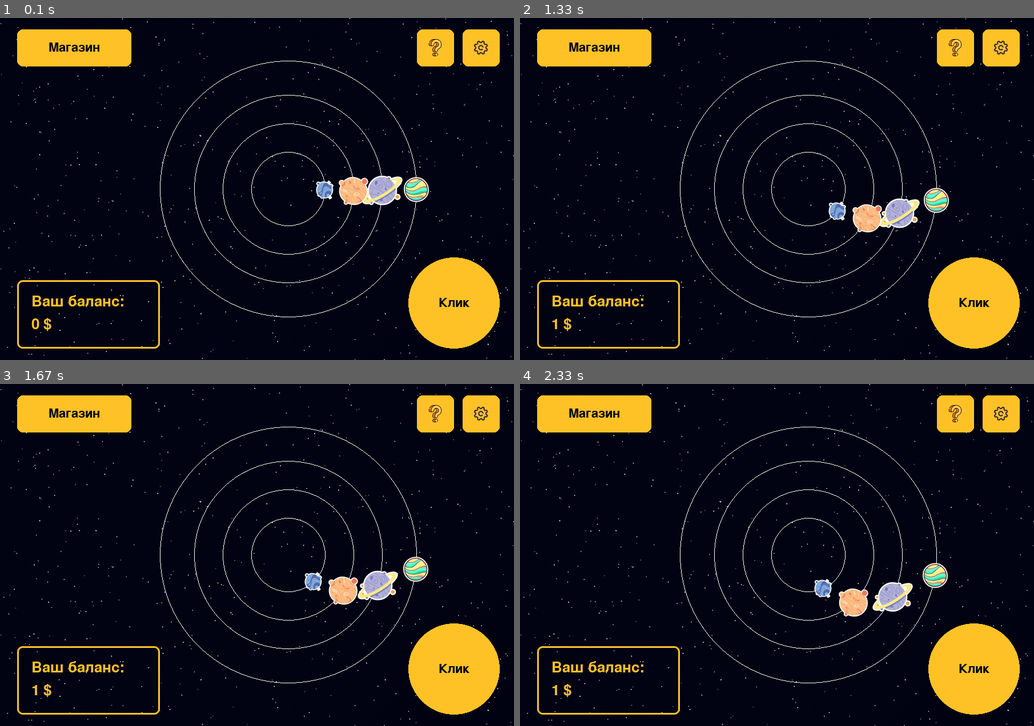
Above: before the commit, frames 1-4 (two rows, left to right).
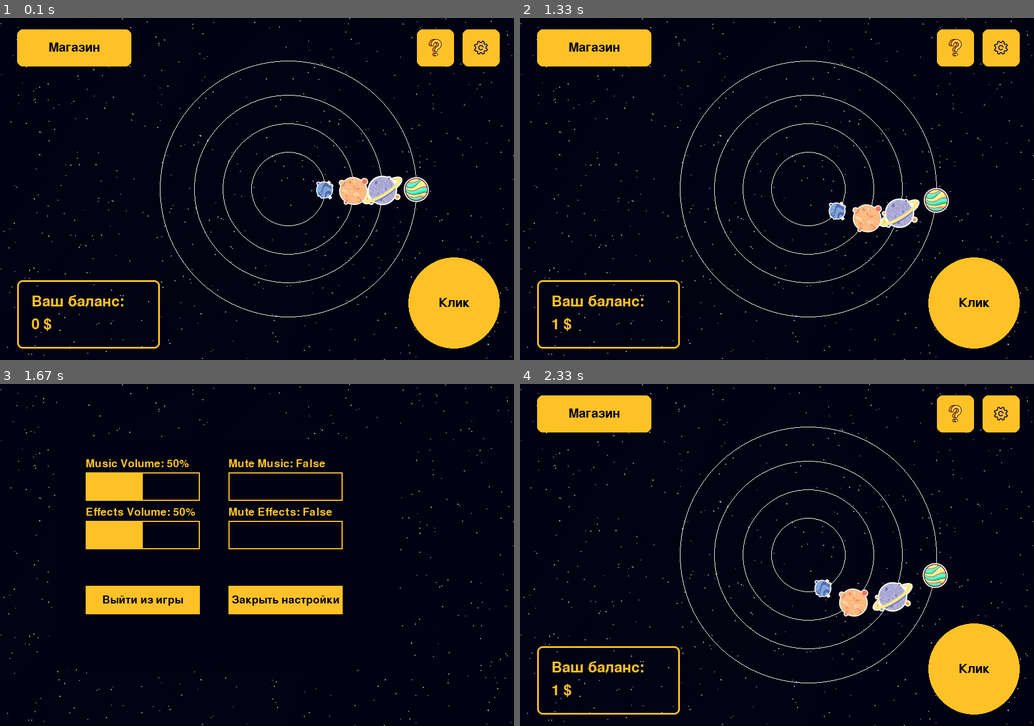
Above: after the commit, the same moments.

Repository: impanikaa/pygameProject
Game: pygame game, started from main.py
Two runs of this game, one before a commit and one after it. Both use one fixed random seed, a clock stepped at 60 frames per second and the inputs below.
Inputs (mouse positions are in pixels of both pictures, inside the frame that each line leads up to):
- Up to frame 1 (0.1 s): no input
- Up to frame 2 (1.33 s): click "Клик" at 0.38 s; click (936, 195) at 0.72 s; click (900, 209) at 1.05 s
- Up to frame 3 (1.67 s): click (483, 414) at 1.38 s
- Up to frame 4 (2.33 s): click (807, 599) at 1.88 s, where only the run after the commit has a clickable "Закрыть настройки"; click (854, 599) at 2.22 s

Frames 1-2 are identical in both runs. In frame 3, 17% of the frame differs, in the area x 3-98%, y 3-97%; in frame 4, nothing differs.

Commit message:
добавлены настройки

Diff:
--- a/main.py
+++ b/main.py
@@ -1,3 +1,5 @@
+import sys
+
 import pygame
 import math
 
@@ -10,7 +12,20 @@
 background_image = pygame.image.load("data/background.png")
 vivid_orange = (255, 194, 38)
 white = (255, 255, 255)
-text_color = (0, 2, 18)
+space_color = (0, 2, 18)
+
+class Scene:
+    def __init__(self):
+        pass
+
+    def handle_events(self, events):
+        pass
+
+    def update(self):
+        pass
+
+    def draw(self, screen):
+        pass
 
 
 class GameState:
@@ -35,34 +50,35 @@
     def set_click_state(self, state):
         self.current_state.set_click_state(state)
 
-    def handle_event(self, event):
-        if self.planet_screen_active:
-            self.current_state.handle_event(event)
-        else:
-            if event.type == pygame.MOUSEBUTTONDOWN:
-                if self.current_state.shop_button_rect.collidepoint(event.pos):
-                    # Добавьте здесь действия для нажатия на кнопку "Магазин"
-                    pass
-                elif self.current_state.help_button_rect.collidepoint(event.pos):
-                    # Добавьте здесь действия для нажатия на кнопку "Помощь"
-                    pass
-                elif self.current_state.setting_button_rect.collidepoint(event.pos):
-                    # Добавьте здесь действия для нажатия на кнопку "Настройки"
-                    pass
-                elif self.current_state.planet_1_rect.collidepoint(event.pos):
-                    self.set_selected_planet(1)
-                    self.current_state.switch_to_planet_screen(1)
-                elif self.current_state.planet_2_rect.collidepoint(event.pos):
-                    self.set_selected_planet(2)
-                    self.current_state.switch_to_planet_screen(2)
-                elif self.current_state.planet_3_rect.collidepoint(event.pos):
-                    self.set_selected_planet(3)
-                    self.current_state.switch_to_planet_screen(3)
-                elif self.current_state.planet_4_rect.collidepoint(event.pos):
-                    self.set_selected_planet(4)
-                    self.current_state.switch_to_planet_screen(4)
-                elif self.current_state.click_button_rect.collidepoint(event.pos):
-                    self.current_state.clicked_on_click_button = True
+    def handle_events(self, events):
+        for event in events:
+            if self.planet_screen_active:
+                self.current_state.handle_events(event)
+            else:
+                if event.type == pygame.MOUSEBUTTONDOWN:
+                    if self.current_state.shop_button_rect.collidepoint(event.pos):
+                        # Добавьте здесь действия для нажатия на кнопку "Магазин"
+                        pass
+                    elif self.current_state.help_button_rect.collidepoint(event.pos):
+                        # Добавьте здесь действия для нажатия на кнопку "Помощь"
+                        pass
+                    elif self.current_state.setting_button_rect.collidepoint(event.pos):
+                        # Добавьте здесь действия для нажатия на кнопку "Настройки"
+                        return "settings"
+                    elif self.current_state.planet_1_rect.collidepoint(event.pos):
+                        self.set_selected_planet(1)
+                        self.current_state.switch_to_planet_screen(1)
+                    elif self.current_state.planet_2_rect.collidepoint(event.pos):
+                        self.set_selected_planet(2)
+                        self.current_state.switch_to_planet_screen(2)
+                    elif self.current_state.planet_3_rect.collidepoint(event.pos):
+                        self.set_selected_planet(3)
+                        self.current_state.switch_to_planet_screen(3)
+                    elif self.current_state.planet_4_rect.collidepoint(event.pos):
+                        self.set_selected_planet(4)
+                        self.current_state.switch_to_planet_screen(4)
+                    elif self.current_state.click_button_rect.collidepoint(event.pos):
+                        self.current_state.clicked_on_click_button = True
 
     def update(self):
         if self.planet_screen_active:
@@ -78,6 +94,108 @@
             # Добавьте отрисовку для главного экрана, если необходимо
             self.current_state.draw(screen)
 
+
+class SettingsOverlay:
+    def __init__(self):
+        self.rect = pygame.Rect(100, 100, 600, 400)
+        self.font = pygame.font.Font(None, 28)
+        self.volume_music = 50
+        self.volume_effects = 50
+        self.mute_music = False
+        self.mute_effects = False
+        self.exit_button = pygame.Rect(150, 354, 200, 50)
+        self.close_button = pygame.Rect(400, 354, 200, 50)
+        self.update_buttons()
+
+    def update_buttons(self):
+        self.volume_music_button = pygame.Rect(150, 155, 200, 50)  # Подвигаем второй ряд на 5 пикселей вниз
+        self.volume_effects_button = pygame.Rect(150, 240, 200, 50)  # Подвигаем второй ряд на 5 пикселей вниз
+        self.mute_music_button = pygame.Rect(400, 155, 200, 50)  # Подвигаем второй ряд на 5 пикселей вниз
+        self.mute_effects_button = pygame.Rect(400, 240, 200, 50)  # Подвигаем второй ряд на 5 пикселей вниз
+
+    def handle_events(self, events):
+        for event in events:
+            if event.type == pygame.MOUSEBUTTONDOWN and event.button == 1:
+                if self.exit_button.collidepoint(event.pos):
+                    pygame.quit()
+                    sys.exit()
+                elif self.close_button.collidepoint(event.pos):
+                    return "close_settings"
+                elif self.volume_music_button.collidepoint(event.pos):
+                    self.volume_music = max(0, min(100, (event.pos[0] - self.volume_music_button.x) / self.volume_music_button.width * 100))
+                    self.mute_music = False
+                elif self.volume_effects_button.collidepoint(event.pos):
+                    self.volume_effects = max(0, min(100, (event.pos[0] - self.volume_effects_button.x) / self.volume_effects_button.width * 100))
+                    self.mute_effects = False
+                elif self.mute_music_button.collidepoint(event.pos):
+                    self.mute_music = not self.mute_music
+                    self.volume_music = 0 if self.mute_music else 50
+                elif self.mute_effects_button.collidepoint(event.pos):
+                    self.mute_effects = not self.mute_effects
+                    self.volume_effects = 0 if self.mute_effects else 50
+            elif event.type == pygame.KEYDOWN and event.key == pygame.K_ESCAPE:
+                return "close_settings"
+        return None
+
+    def draw(self, screen):
+        pygame.draw.rect(screen, space_color, self.rect)  # Изменяем цвет на (255,
+        # 194, 38)
+
+        exit_text = self.font.render("Выйти из игры", True, space_color)  # Изменяем цвет на (255, 194, 38)
+        exit_rect = exit_text.get_rect(center=self.exit_button.center)
+        pygame.draw.rect(screen, vivid_orange, self.exit_button)
+        screen.blit(exit_text, exit_rect)
+
+        close_text = self.font.render("Закрыть настройки", True, space_color)  # Изменяем цвет на (255, 194, 38)
+        close_rect = close_text.get_rect(center=self.close_button.center)
+        pygame.draw.rect(screen, vivid_orange, self.close_button)
+        screen.blit(close_text, close_rect)
+
+        volume_music_text = self.font.render(f"Music Volume: {int(self.volume_music)}%", True, vivid_orange)  # Изменяем цвет на (255, 194, 38)
+        volume_effects_text = self.font.render(f"Effects Volume: {int(self.volume_effects)}%", True, vivid_orange)  # Изменяем цвет на (255, 194, 38)
+        mute_music_text = self.font.render(f"Mute Music: {self.mute_music}", True, vivid_orange)  # Изменяем цвет на (255, 194, 38)
+        mute_effects_text = self.font.render(f"Mute Effects: {self.mute_effects}", True, vivid_orange)  # Изменяем цвет на (255, 194, 38)
+
+        pygame.draw.rect(screen, vivid_orange, self.volume_music_button, 2)  # Изменяем цвет на (255, 194, 38)
+        pygame.draw.rect(screen, vivid_orange, self.volume_effects_button, 2)  # Изменяем цвет на (255, 194, 38)
+        pygame.draw.rect(screen, vivid_orange, (self.volume_music_button.x, self.volume_music_button.y, self.volume_music_button.width * self.volume_music / 100, self.volume_music_button.height))
+        pygame.draw.rect(screen, vivid_orange, (self.volume_effects_button.x, self.volume_effects_button.y, self.volume_effects_button.width * self.volume_effects / 100, self.volume_effects_button.height))
+
+        pygame.draw.rect(screen, vivid_orange, self.mute_music_button, 2)  # Изменяем цвет на (255, 194, 38)
+        pygame.draw.rect(screen, vivid_orange, self.mute_effects_button, 2)  # Изменяем цвет на (255, 194, 38)
+
+        if self.mute_music:
+            pygame.draw.rect(screen, (70, 70, 70), self.mute_music_button)
+        if self.mute_effects:
+            pygame.draw.rect(screen, (70, 70, 70), self.mute_effects_button)
+
+        screen.blit(volume_music_text, (150, 130))  # Подвигаем второй ряд на
+        # 5 пикселей вниз
+        screen.blit(volume_effects_text, (150, 215))  # Подвигаем второй ряд
+        # на 5 пикселей вниз
+        screen.blit(mute_music_text, (400, 130))  # Подвигаем второй ряд на 5
+        # пикселей вниз
+        screen.blit(mute_effects_text, (400, 215))  # Подвигаем второй ряд
+        # на 5 пикселей вниз
+
+class SettingsMenu(Scene):
+    def __init__(self):
+        super().__init__()
+        self.settings_overlay = SettingsOverlay()
+
+    def handle_events(self, events):
+        for event in events:
+            if event.type == pygame.KEYDOWN and event.key == pygame.K_ESCAPE:
+                return "close_settings"
+        result = self.settings_overlay.handle_events(events)
+        if result:
+            print(result)
+            if result == "close_settings":
+                return "main_menu"
+        return None
+
+    def draw(self, screen):
+        self.settings_overlay.draw(screen)
 
 class GameScreenState:
     def __init__(self):
@@ -173,21 +291,22 @@
             self.money += self.money_click_increment
             self.clicked_on_click_button = False
 
-    def handle_event(self, event):
-        if self.planet_screen_active:
-            self.current_state.handle_event(event)
-        else:
-            if event.type == pygame.MOUSEBUTTONDOWN:
-                if self.planet_1_rect.collidepoint(event.pos):
-                    self.switch_to_planet_screen(1)
-                elif self.planet_2_rect.collidepoint(event.pos):
-                    self.switch_to_planet_screen(2)
-                elif self.planet_3_rect.collidepoint(event.pos):
-                    self.switch_to_planet_screen(3)
-                elif self.planet_4_rect.collidepoint(event.pos):
-                    self.switch_to_planet_screen(4)
-                elif self.click_button_rect.collidepoint(event.pos):
-                    self.clicked_on_click_button = True
+    def handle_events(self, events):
+        for event in events:
+            if self.planet_screen_active:
+                self.current_state.handle_events(event)
+            else:
+                if event.type == pygame.MOUSEBUTTONDOWN:
+                    if self.planet_1_rect.collidepoint(event.pos):
+                        self.switch_to_planet_screen(1)
+                    elif self.planet_2_rect.collidepoint(event.pos):
+                        self.switch_to_planet_screen(2)
+                    elif self.planet_3_rect.collidepoint(event.pos):
+                        self.switch_to_planet_screen(3)
+                    elif self.planet_4_rect.collidepoint(event.pos):
+                        self.switch_to_planet_screen(4)
+                    elif self.click_button_rect.collidepoint(event.pos):
+                        self.clicked_on_click_button = True
 
     def update_planet_positions(self):
         self.planet1_x = int(self.orbit_1.centerx + self.orbit_1.width / 2 * math.cos(self.angle_1))
@@ -209,7 +328,7 @@
     def draw(self, screen):
         pygame.draw.rect(screen, self.shop_button_color, self.shop_button_rect,
                          border_radius=self.shop_button_corner_radius)
-        text1 = self.font_black.render("Магазин", True, text_color)
+        text1 = self.font_black.render("Магазин", True, space_color)
         text1_rect = text1.get_rect(center=self.shop_button_rect.center)
         screen.blit(text1, text1_rect)
 
@@ -227,7 +346,7 @@
         # Отрисовка круглой кнопки "Клик"
         pygame.draw.circle(screen, self.click_button_color, self.click_button_rect.center,
                            self.click_button_corner_radius)
-        text_click = pygame.font.SysFont(None, 32).render("Клик", True, text_color)
+        text_click = pygame.font.SysFont(None, 32).render("Клик", True, space_color)
         text_click_rect = text_click.get_rect(center=self.click_button_rect.center)
         screen.blit(text_click, text_click_rect)
 
@@ -269,12 +388,13 @@
         self.planet_image = pygame.image.load(f"data/planet{planet_id}_big.png")
         self.orbit_rect = pygame.Rect(0, 0, 0, 0)  # Ваши координаты орбиты здесь
 
-    def handle_event(self, event):
-        # Обработка событий для экрана с планетой
-        if event.type == pygame.MOUSEBUTTONDOWN:
-            if self.orbit_rect.collidepoint(event.pos):
-                # Здесь вы можете выполнить действия, связанные с нажатием на планету
-                pass
+    def handle_events(self, events):
+        for event in events:
+            # Обработка событий для экрана с планетой
+            if event.type == pygame.MOUSEBUTTONDOWN:
+                if self.orbit_rect.collidepoint(event.pos):
+                    # Здесь вы можете выполнить действия, связанные с нажатием на планету
+                    pass
 
     def update(self):
         # Логика обновления для экрана с планетой
@@ -288,7 +408,7 @@
         text_y = 20  # Измените на необходимые вам координаты
 
         # Отображение текста
-        text = pygame.font.SysFont(None, 24).render(f"Планета {self.planet_id}", True, text_color)
+        text = pygame.font.SysFont(None, 24).render(f"Планета {self.planet_id}", True, space_color)
         screen.blit(text, (text_x, text_y))
 
         # Отображение изображения планеты
@@ -299,18 +419,31 @@
 
 
 game_state = GameState()
+settings_menu = SettingsMenu()
 clock = pygame.time.Clock()
+current_scene = game_state
 
 while running:
-    for event in pygame.event.get():
+    events = pygame.event.get()
+
+    for event in events:
         if event.type == pygame.QUIT:
             running = False
-        game_state.handle_event(event)
-
-    game_state.update()
+
+    # Обработка событий и переключение сцен
+    result = current_scene.handle_events(events)
+    if result:
+        if current_scene == game_state:
+            if result == "settings":
+                current_scene = settings_menu
+        elif current_scene == settings_menu:
+            if result == "main_menu" or result == "close_settings":
+                current_scene = game_state
+
+    current_scene.update()
 
     screen.blit(background_image, (0, 0))
-    game_state.draw(screen)
+    current_scene.draw(screen)
 
     pygame.display.flip()
     clock.tick(60)
